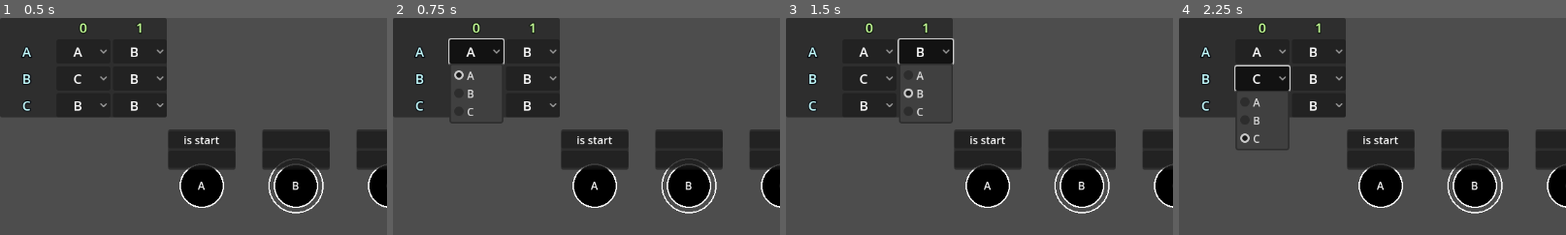
Above: before the commit, frames 1-4 (left to right).
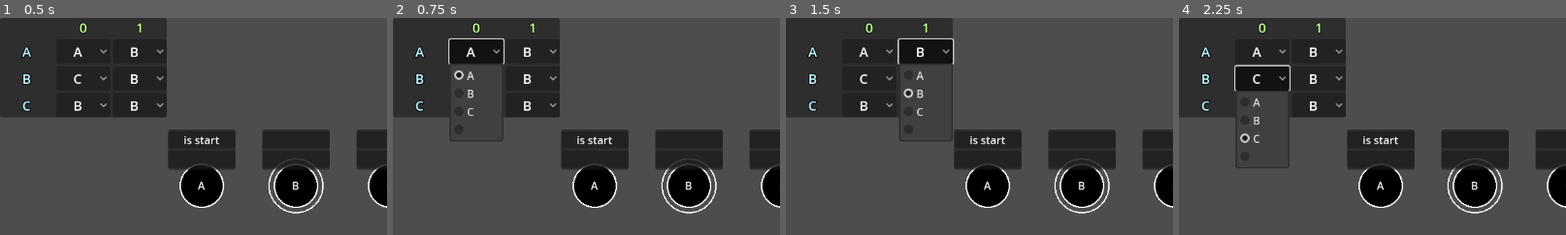
Above: after the commit, the same moments.

Repository: astrobeef/capstone
Game: Godot game, scene res://automata_2d.tscn
The game is run twice, just before and just after one commit, with the same random seed, the same clock (stepped at 60 frames per second) and the same inputs.
Inputs:
- Up to frame 1 (0.5 s): no input
- Up to frame 2 (0.75 s): click "A" at 0.5 s
- Up to frame 3 (1.5 s): click "B" at 1.25 s
- Up to frame 4 (2.25 s): click "C" at 2 s
The pictures show only the part of the screen within x 0-50%, y 0-50%; the shares and areas given below are measured in that part.

Frame 1 is identical in both runs. In frame 2, 0.2% of the frame differs, in the area x 14-29%, y 48-57%; in frame 3, 0.2%; in frame 4, 0.2%.

Commit message:
B2 Edit: Added option for no destination (ID set to 1000 since ID can't be negative and setting it to 0 would offset all ID's from corresponding state indices)

Diff:
--- a/transition_table_gui.gd
+++ b/transition_table_gui.gd
@@ -5,6 +5,7 @@
 const OB_META_PREV_SELECT = "prev_selected"
 const OB_META_INIT_SELECT = "init_selected"
 const OB_META_ORIGIN_STATE = "origin_state"
+const NO_DESTINATION_ID = 1000
 
 @export
 var do_rebuild_table: bool:
@@ -21,7 +22,7 @@
 	get():
 		return $PanelContainer/MarginContainer
 
-signal transition_selected(origin_state: String, selected_index: int, selected_state: String, previous_index: int, previous_state: String)
+signal transition_selected(origin_state: String, new_destination: String, previous_destination: String)
 
 func _ready() -> void:
 	rebuild_table()
@@ -88,7 +89,7 @@
 	ob.add_theme_color_override("font_color", Color.WHITE)
 	ob.add_theme_font_size_override("font_size", 20)
 	for i in range(0, table.states.size()):
-		ob.add_item(table.states[i])
+		ob.add_item(table.states[i], i)
 		if table.states[i] == dest_state:
 			ob.select(i)
 	ob.item_selected.connect(_on_item_selected.bind(ob))
@@ -96,6 +97,7 @@
 	ob.set_meta(OB_META_PREV_SELECT, ob.selected)
 	ob.set_meta(OB_META_INIT_SELECT, ob.selected)
 	ob.set_meta(OB_META_ORIGIN_STATE, origin_state)
+	ob.add_item("", NO_DESTINATION_ID)
 	_grid.add_child(ob)
 	if Engine.is_editor_hint():
 		ob.owner = get_tree().edited_scene_root
@@ -105,5 +107,5 @@
 	var prev_index := source.get_meta(OB_META_PREV_SELECT) as int
 	var origin_state := source.get_meta(OB_META_ORIGIN_STATE) as String
 	source.set_meta(OB_META_PREV_SELECT, selected_index)
-	print("User selected [%d] (\"%s\") on \"%s\", which had initial index [%d] (\"%s\") and had previous index [%d] (\"%s\")" % [selected_index, source.get_item_text(selected_index), source.name, init_index, source.get_item_text(init_index), prev_index, source.get_item_text(prev_index)])
-	transition_selected.emit(origin_state, selected_index, source.get_item_text(selected_index), prev_index, source.get_item_text(prev_index))
+	print("User selected [id:%d] (\"%s\") on \"%s\", which had initial [id:%d] (\"%s\") and had previous [id:%d] (\"%s\")" % [source.get_item_id(selected_index), source.get_item_text(selected_index), source.name, source.get_item_id(init_index), source.get_item_text(init_index), source.get_item_id(prev_index), source.get_item_text(prev_index)])
+	transition_selected.emit(origin_state, source.get_item_text(selected_index), source.get_item_text(prev_index))
--- a/transition_table_gui.tscn
+++ b/transition_table_gui.tscn
@@ -75,12 +75,16 @@
 theme_override_font_sizes/font_size = 20
 alignment = 1
 selected = 0
-item_count = 3
+item_count = 4
 popup/item_0/text = "A"
 popup/item_1/text = "B"
 popup/item_1/id = 1
 popup/item_2/text = "C"
 popup/item_2/id = 2
+popup/item_3/id = 3
+metadata/prev_selected = 0
+metadata/init_selected = 0
+metadata/origin_state = "A"
 
 [node name="Transition_0_1" type="OptionButton" parent="PanelContainer/MarginContainer/GeneratedTable"]
 custom_minimum_size = Vector2(80, 28)
@@ -89,12 +93,16 @@
 theme_override_font_sizes/font_size = 20
 alignment = 1
 selected = 1
-item_count = 3
+item_count = 4
 popup/item_0/text = "A"
 popup/item_1/text = "B"
 popup/item_1/id = 1
 popup/item_2/text = "C"
 popup/item_2/id = 2
+popup/item_3/id = 3
+metadata/prev_selected = 1
+metadata/init_selected = 1
+metadata/origin_state = "A"
 
 [node name="HeaderState_1" type="Label" parent="PanelContainer/MarginContainer/GeneratedTable"]
 custom_minimum_size = Vector2(80, 28)
@@ -114,12 +122,16 @@
 theme_override_font_sizes/font_size = 20
 alignment = 1
 selected = 2
-item_count = 3
+item_count = 4
 popup/item_0/text = "A"
 popup/item_1/text = "B"
 popup/item_1/id = 1
 popup/item_2/text = "C"
 popup/item_2/id = 2
+popup/item_3/id = 3
+metadata/prev_selected = 2
+metadata/init_selected = 2
+metadata/origin_state = "B"
 
 [node name="Transition_1_1" type="OptionButton" parent="PanelContainer/MarginContainer/GeneratedTable"]
 custom_minimum_size = Vector2(80, 28)
@@ -128,12 +140,16 @@
 theme_override_font_sizes/font_size = 20
 alignment = 1
 selected = 1
-item_count = 3
+item_count = 4
 popup/item_0/text = "A"
 popup/item_1/text = "B"
 popup/item_1/id = 1
 popup/item_2/text = "C"
 popup/item_2/id = 2
+popup/item_3/id = 3
+metadata/prev_selected = 1
+metadata/init_selected = 1
+metadata/origin_state = "B"
 
 [node name="HeaderState_2" type="Label" parent="PanelContainer/MarginContainer/GeneratedTable"]
 custom_minimum_size = Vector2(80, 28)
@@ -153,12 +169,16 @@
 theme_override_font_sizes/font_size = 20
 alignment = 1
 selected = 1
-item_count = 3
+item_count = 4
 popup/item_0/text = "A"
 popup/item_1/text = "B"
 popup/item_1/id = 1
 popup/item_2/text = "C"
 popup/item_2/id = 2
+popup/item_3/id = 3
+metadata/prev_selected = 1
+metadata/init_selected = 1
+metadata/origin_state = "C"
 
 [node name="Transition_2_1" type="OptionButton" parent="PanelContainer/MarginContainer/GeneratedTable"]
 custom_minimum_size = Vector2(80, 28)
@@ -167,9 +187,13 @@
 theme_override_font_sizes/font_size = 20
 alignment = 1
 selected = 1
-item_count = 3
+item_count = 4
 popup/item_0/text = "A"
 popup/item_1/text = "B"
 popup/item_1/id = 1
 popup/item_2/text = "C"
 popup/item_2/id = 2
+popup/item_3/id = 3
+metadata/prev_selected = 1
+metadata/init_selected = 1
+metadata/origin_state = "C"
